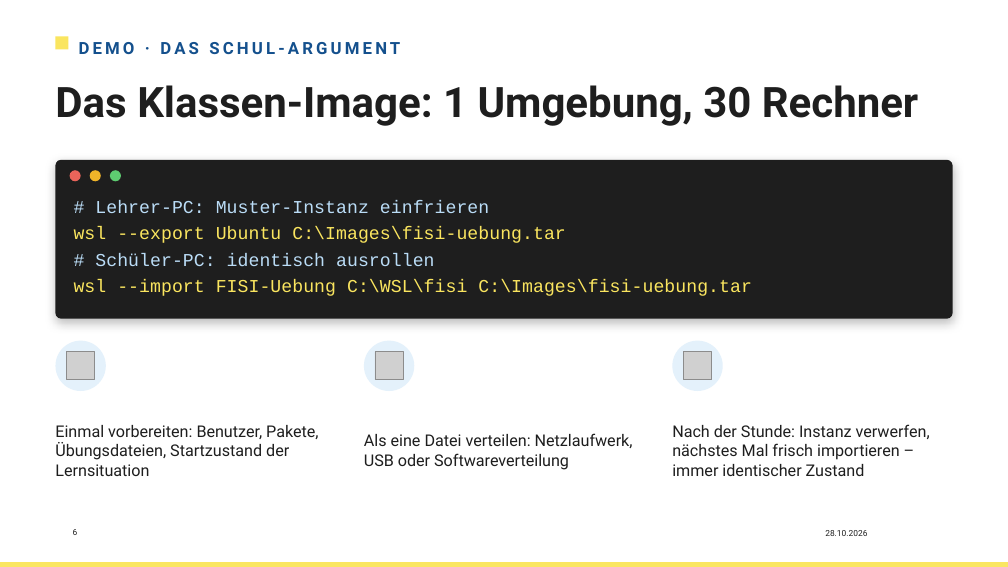
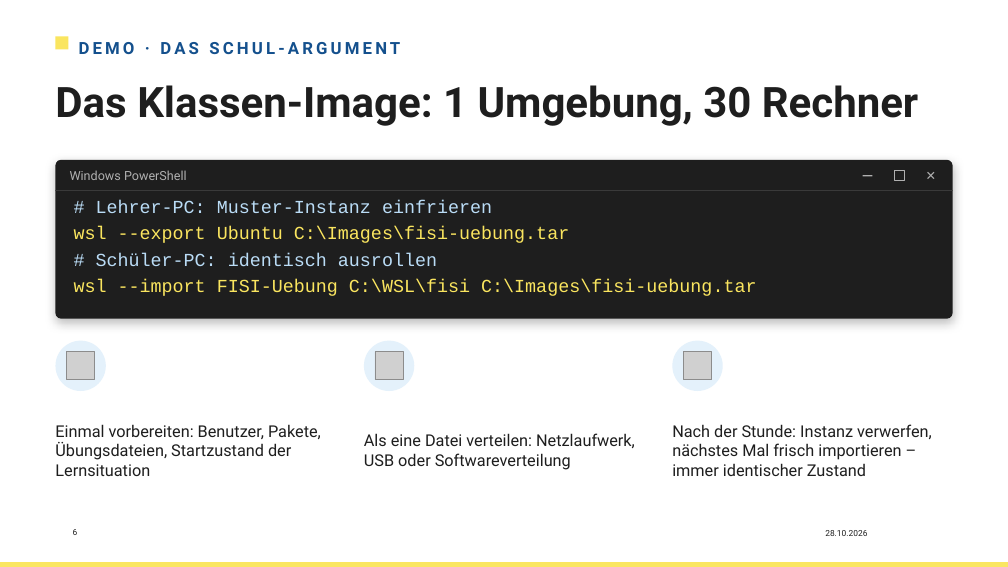
Before and after one commit to HerrZI/wsl2-school-lab, a slide deck: slide 6 of Workshop_WSL2_Linux_unterrichten_neu.pptx. Drawn at 1008x567 pixels with LibreOffice and Linux fonts; fonts in the diff are those of the drawing; grey boxes stand for pictures; background and template pictures are left out. Boxes give left, top, right and bottom in pixels: in the first picture for what was removed or moved away, otherwise in the second. Text is boxed around its words. In the diff, an @@ line names an element or a change of style, - is before the commit and + after.

```diff
--- a/Workshop_WSL2_Linux_unterrichten_neu.pptx
+++ b/Workshop_WSL2_Linux_unterrichten_neu.pptx
@@ ellipse removed at [70,170,81,181] @@
@@ text added at [70,170,187,180], 12 pt, text #B0B0B0 @@
+Windows PowerShell
@@ ellipse removed at [90,170,101,181] @@
@@ ellipse removed at [110,170,121,181] @@
@@ rectangle added at [863,175,873,176], fill #B0B0B0 @@
@@ rectangle added at [895,171,904,181], outline #B0B0B0 0.75 pt @@
@@ text added at [920,164,942,187], 12 pt, text #B0B0B0 @@
+✕
@@ rectangle added at [55,191,953,191], fill #3A3A3A @@
@@ text "# Lehrer-PC: Muster-Instanz einfrieren" at [74,200,756,296]: size 17.3 to 17.5 pt @@
@@ size 15.3 to 15.5 pt in 3 elements at [55,424,321,476], [364,433,635,470], [672,424,932,476] @@
```
Also in this commit, not shown: 12 other slides changed, 7 other files.
